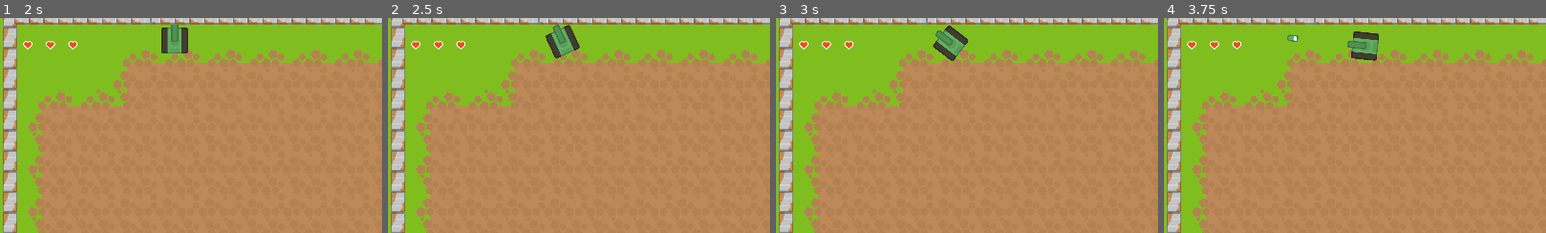
Above: before the commit, frames 1-4 (left to right).
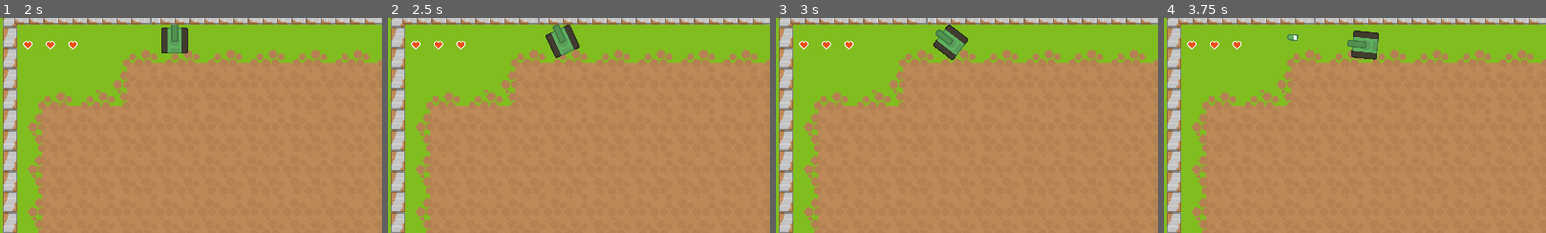
Above: after the commit, the same moments.

Repository: nbonkowski/ophasen-workshop-godot-2024
Game: Godot game, scene res://scenes/game.tscn
Two runs of this game, one before a commit and one after it. Both use one fixed random seed, a clock stepped at 60 frames per second and the inputs below.
Inputs:
- Up to frame 1 (2 s): tap Enter at 0.5 s; hold W (drive_up) from 0.53 s (still down); tap Space (fire_tank) at 0.6, 1.35 s
- Up to frame 2 (2.5 s): release W (drive_up) at 2.03 s; hold A (turn_left) from 2.03 s (still down); tap Space (fire_tank) at 2.1 s
- Up to frame 3 (3 s): keep holding A (turn_left); tap Space (fire_tank) at 2.85 s
- Up to frame 4 (3.75 s): release A (turn_left) at 3.53 s; hold S (drive_down) from 3.53 s (still down); tap Space (fire_tank) at 3.6 s
The pictures show only the part of the screen within x 0-50%, y 0-50%; the shares and areas given below are measured in that part.

Frame 1 is identical in both runs. In frame 2, 0.1% of the frame differs, in the area x 41-51%, y 3-20%; in frame 3, 0.2%; in frame 4, 0.3%, in the area x 32-57%, y 5-20%.

Commit message:
fixed players getting stuck in colliders

Diff:
--- a/scenes/prefabs/player.tscn
+++ b/scenes/prefabs/player.tscn
@@ -5,7 +5,7 @@
 [ext_resource type="Texture2D" uid="uid://b4h5dm1gxontt" path="res://sprites/PNG/Tanks/barrelGreen_outline.png" id="3_1yots"]
 
 [sub_resource type="RectangleShape2D" id="RectangleShape2D_0c0t3"]
-size = Vector2(83, 78)
+size = Vector2(79, 77)
 
 [node name="CharacterBody2D" type="CharacterBody2D"]
 script = ExtResource("2_lp258")
@@ -19,7 +19,7 @@
 texture = ExtResource("3_1yots")
 
 [node name="CollisionShape" type="CollisionShape2D" parent="."]
-position = Vector2(-0.5, 0)
+position = Vector2(-2.5, -0.5)
 shape = SubResource("RectangleShape2D_0c0t3")
 
 [node name="Camera2D" type="Camera2D" parent="."]
@@ -33,7 +33,7 @@
 [node name="Area2D" type="Area2D" parent="."]
 
 [node name="HitBox" type="CollisionShape2D" parent="Area2D"]
-position = Vector2(-0.5, 0)
+position = Vector2(1, 0)
 shape = SubResource("RectangleShape2D_0c0t3")
 
 [node name="Player" type="Node2D" parent="."]
--- a/scenes/prefabs/tank_projectile.tscn
+++ b/scenes/prefabs/tank_projectile.tscn
@@ -50,7 +50,7 @@
 
 [node name="Sprite2D" type="AnimatedSprite2D" parent="."]
 sprite_frames = SubResource("SpriteFrames_i43rf")
-frame_progress = 0.231932
+frame_progress = 0.666371
 
 [node name="CollisionShape2D" type="CollisionShape2D" parent="."]
 position = Vector2(0, -4)
--- a/scripts/player_movement.gd
+++ b/scripts/player_movement.gd
@@ -36,6 +36,7 @@
 		get_node("/root/Game/").add_child(projectile)
 		projectile.global_position = $Projectile_Marker.global_position
 		rotation_direction = 0
+		#velocity += transform.y * 500
 		$FireDelay.start()
 
 #is called when hit by a projectile
